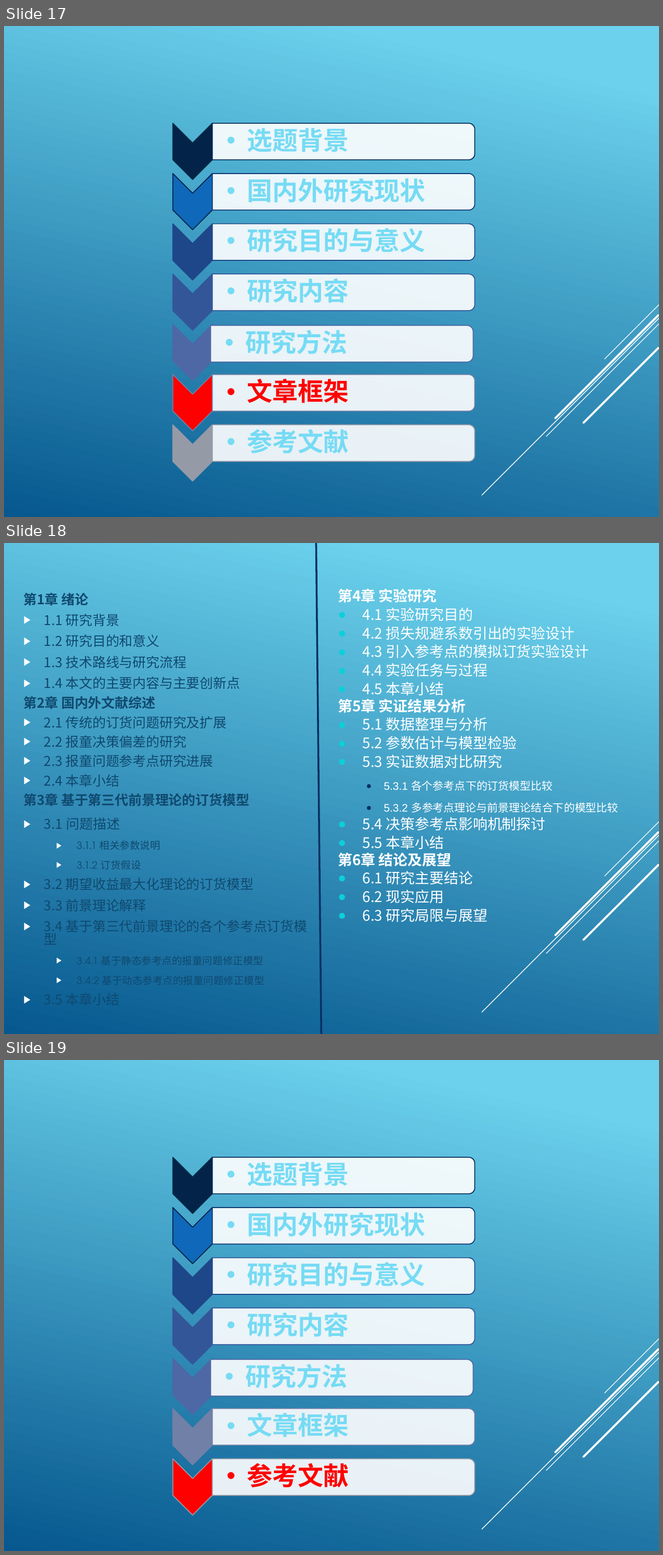
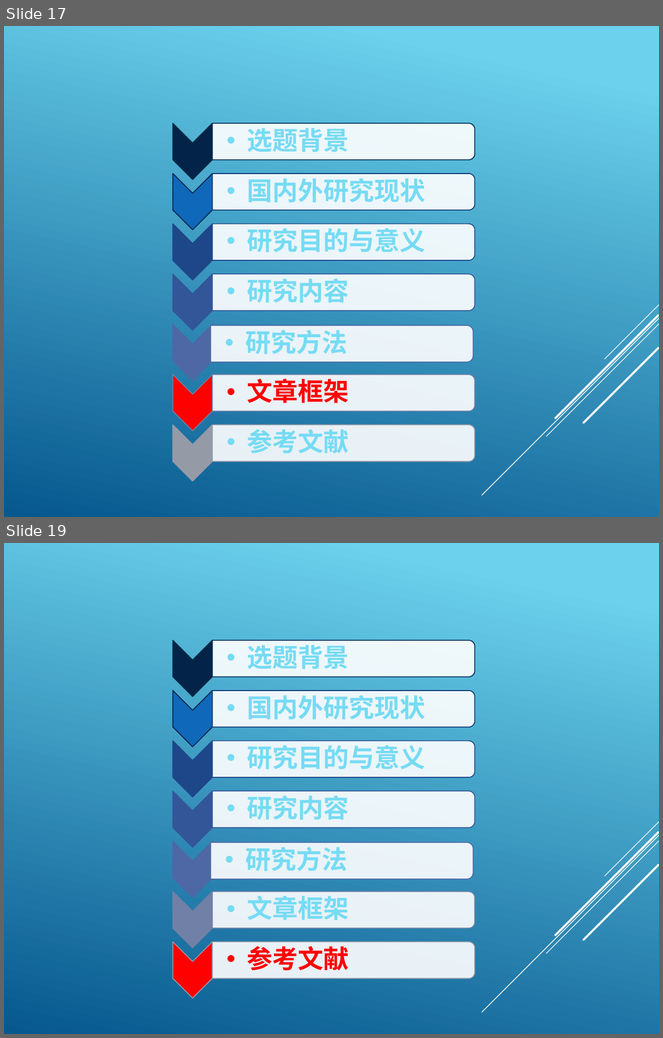
Before and after one commit to HJ8905/MyDocument, a slide deck: MBA/开题报告 .pptx. Shown one above the other, each under a label of ours: slides 17, 18 and 19 before the commit, slides 17 and 19 after it; the slides between them are not shown. The pictures are 663x1555 and 663x1038 pixels, drawn with LibreOffice and Linux fonts; fonts in the diff are those of the drawing. Boxes give left, top, right and bottom in pixels: in the first picture for what was removed or moved away, otherwise in the second. Text is boxed around its words. In the diff, an @@ line names an element or a change of style, - is before the commit and + after.

Commit message:
v5.01

```diff
--- a/MBA/开题报告 .pptx
+++ b/MBA/开题报告 .pptx
@@ slide 18 removed at (4, 543, 659, 1034), background gradient #6ED2EB to #06588E; not listed: 5 template elements that a slide beside it also shows @@
@@ line removed from (317, 543) to (321, 1034) @@
@@ text removed at (338, 589, 619, 923) @@
-第4章 实验研究
-● 4.1 实验研究目的
-● 4.2 损失规避系数引出的实验设计
-● 4.3 引入参考点的模拟订货实验设计
-● 4.4 实验任务与过程
-● 4.5 本章小结
-第5章 实证结果分析
-● 5.1 数据整理与分析
-● 5.2 参数估计与模型检验
-● 5.3 实证数据对比研究
-  ● 5.3.1 各个参考点下的订货模型比较
-  ● 5.3.2 多参考点理论与前景理论结合下的模型比较
-● 5.4 决策参考点影响机制探讨
-● 5.5 本章小结
-第6章 结论及展望
-● 6.1 研究主要结论
-● 6.2 现实应用
-● 6.3 研究局限与展望
@@ text removed at (24, 593, 308, 965) @@
-第1章 绪论
-▶ 1.1 研究背景
-▶ 1.2 研究目的和意义
-▶ 1.3 技术路线与研究流程
-▶ 1.4 本文的主要内容与主要创新点
-第2章 国内外文献综述
-▶ 2.1 传统的订货问题研究及扩展
-▶ 2.2 报童决策偏差的研究
-▶ 2.3 报童问题参考点研究进展
-▶ 2.4 本章小结
-第3章 基于第三代前景理论的订货模型
-▶ 3.1 问题描述
-  ▶ 3.1.1 相关参数说明
-  ▶ 3.1.2 订货假设
-▶ 3.2 期望收益最大化理论的订货模型
-▶ 3.3 前景理论解释
-▶ 3.4 基于第三代前景理论的各个参考点订货模型
-  ▶ 3.4.1 基于静态参考点的报童问题修正模型
-  ▶ 3.4.2 基于动态参考点的报童问题修正模型
-▶ 3.5 本章小结
```
Also in this commit, not shown: 1 slide added.
